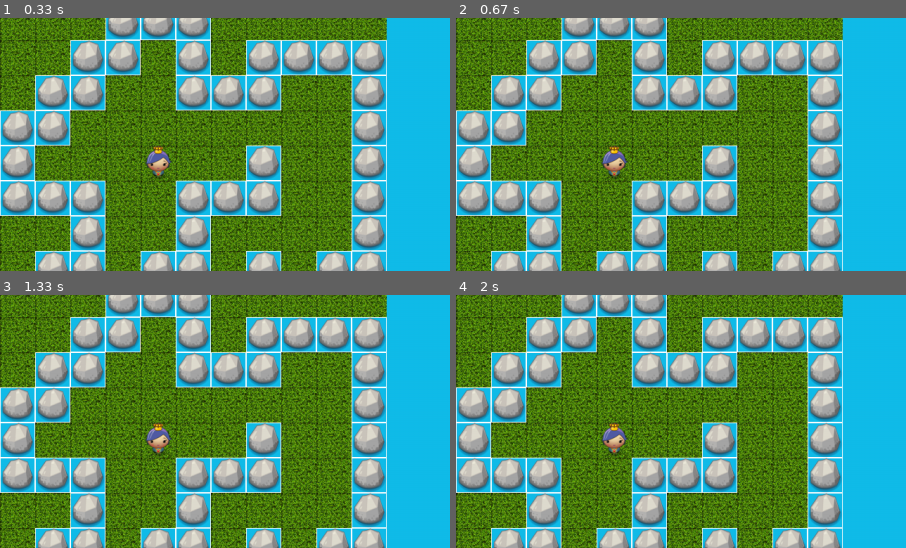
Above: before the commit, frames 1-4 (two rows, left to right).
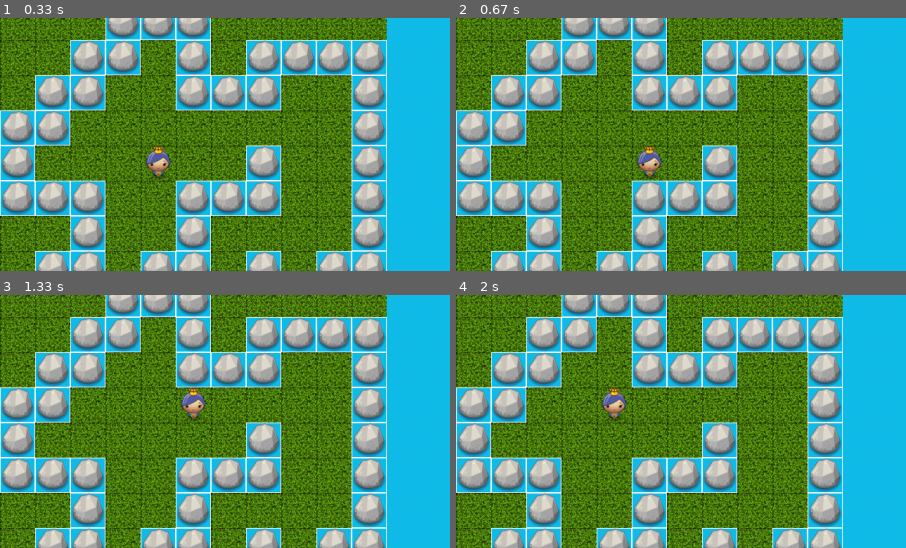
Above: after the commit, the same moments.

Repository: Dok-from-room-404/Turn_based_pygame_game
Game: pygame game, started from main.py
The game is run twice, just before and just after one commit, with the same random seed, the same clock (stepped at 60 frames per second) and the same inputs.
Inputs:
- Up to frame 1 (0.33 s): no input
- Up to frame 2 (0.67 s): hold Right from 0.33 s (still down)
- Up to frame 3 (1.33 s): release Right at 0.8 s; hold Up 0.83-1.3 s
- Up to frame 4 (2 s): hold Left from 1.83 s (still down)
The pictures show only the part of the screen within x 0-50%, y 3-53%; the shares and areas given below are measured in that part.

Frame 1 is identical in both runs. In frame 2, 0.9% of the frame differs, in the area x 32-46%, y 50-64%; in frame 3, 0.9%; in frame 4, 0.9%.

Commit message:
Update main.py

Diff:
--- a/main.py
+++ b/main.py
@@ -87,6 +87,22 @@
                 if event.type == pygame.QUIT:
                     sys.exit()
 
+                elif event.type == KEYDOWN:
+                    if event.key == K_UP:
+                        print("k_UP")
+                        game.board.go_up(screen)
+
+                    if event.key == K_DOWN:
+                        print("k_DOWN")
+                        game.board.go_down(screen)
+                    if event.key == K_RIGHT:
+                        print("k_RIGHT")
+                        game.board.go_right(screen)
+                    if event.key == K_LEFT:
+                        print("k_LEFT")
+                        game.board.go_left(screen)
+
+
             clock_fps.tick(fps)
             # смена (отрисовка) кадра:
             pygame.display.flip()
